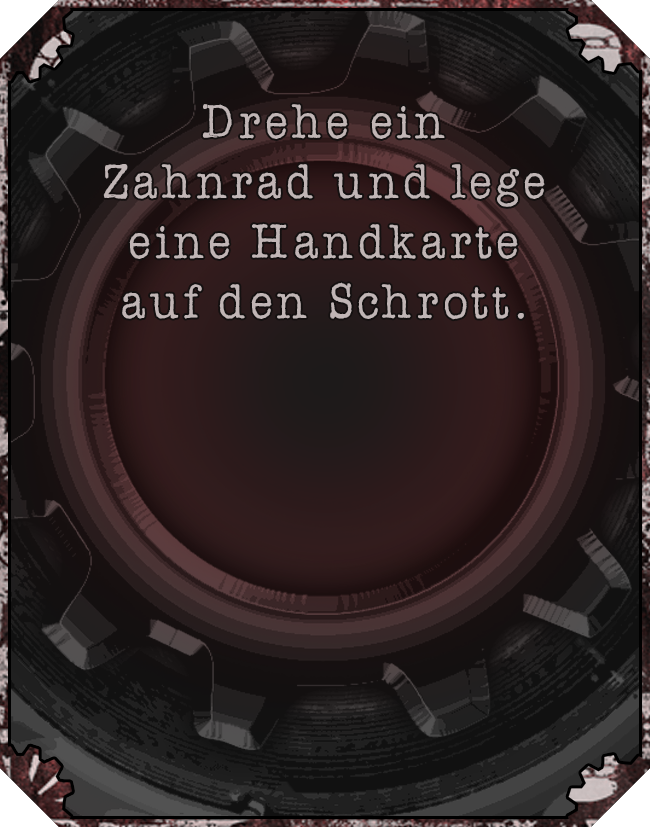
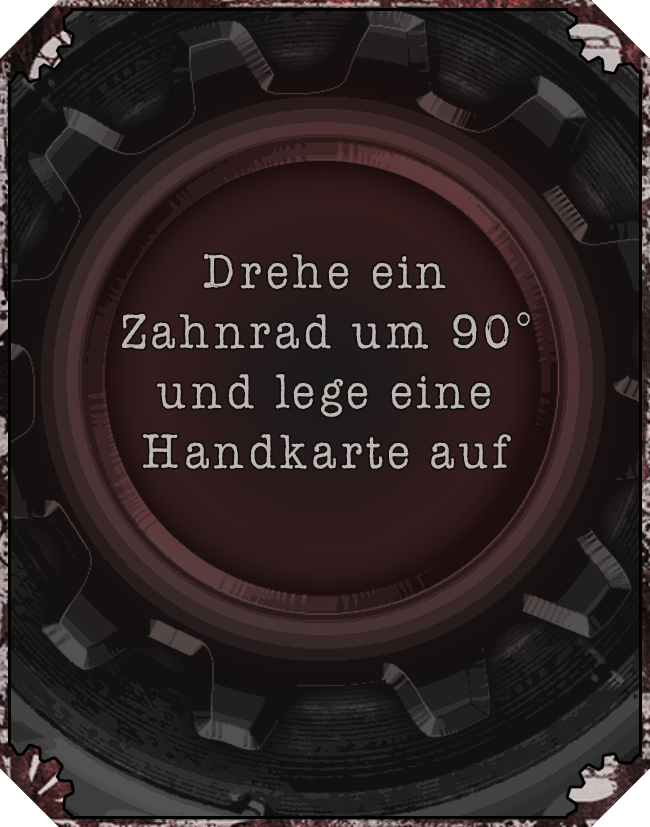
Comparing the layer stacks of the two 650 × 827 images. Changes:
renamed "Drehe ein Zahnrad und lege eine Handkarte auf den Schrott." to "Drehe ein Zahnrad um 90° und lege eine Handkarte auf den Schrot", painted on it over [left=103, top=104, right=545, bottom=469]
